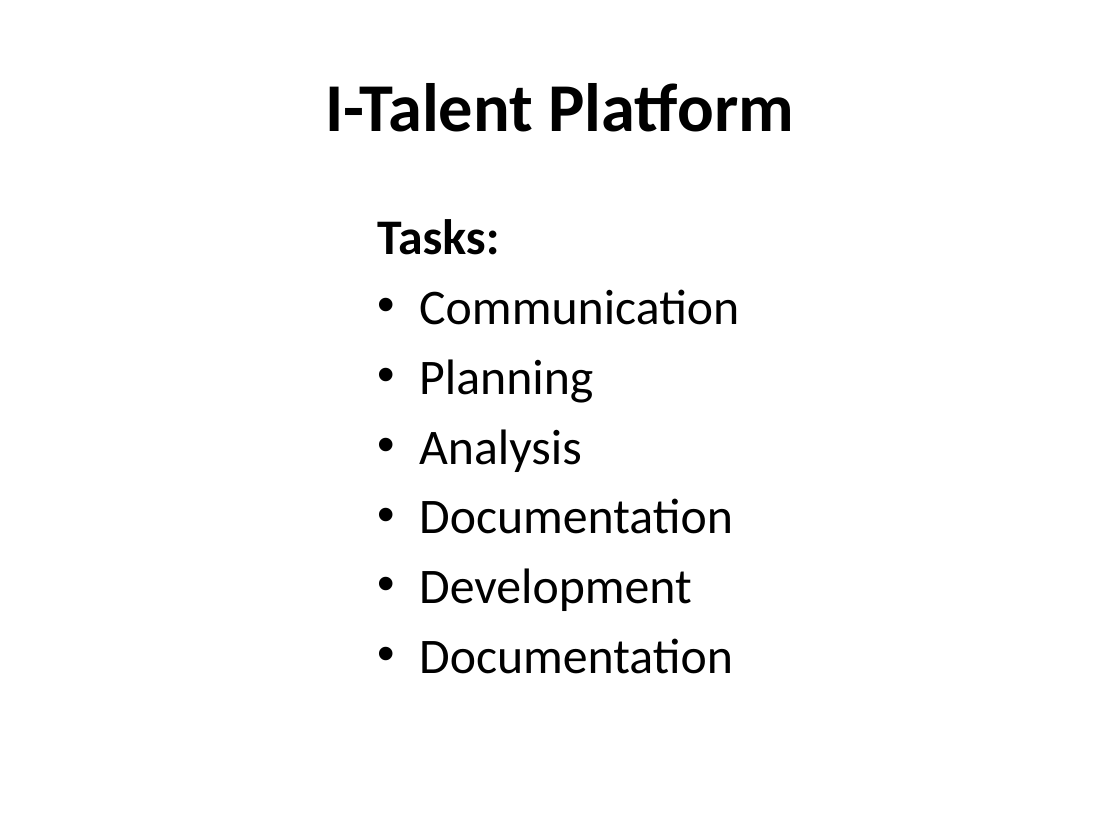
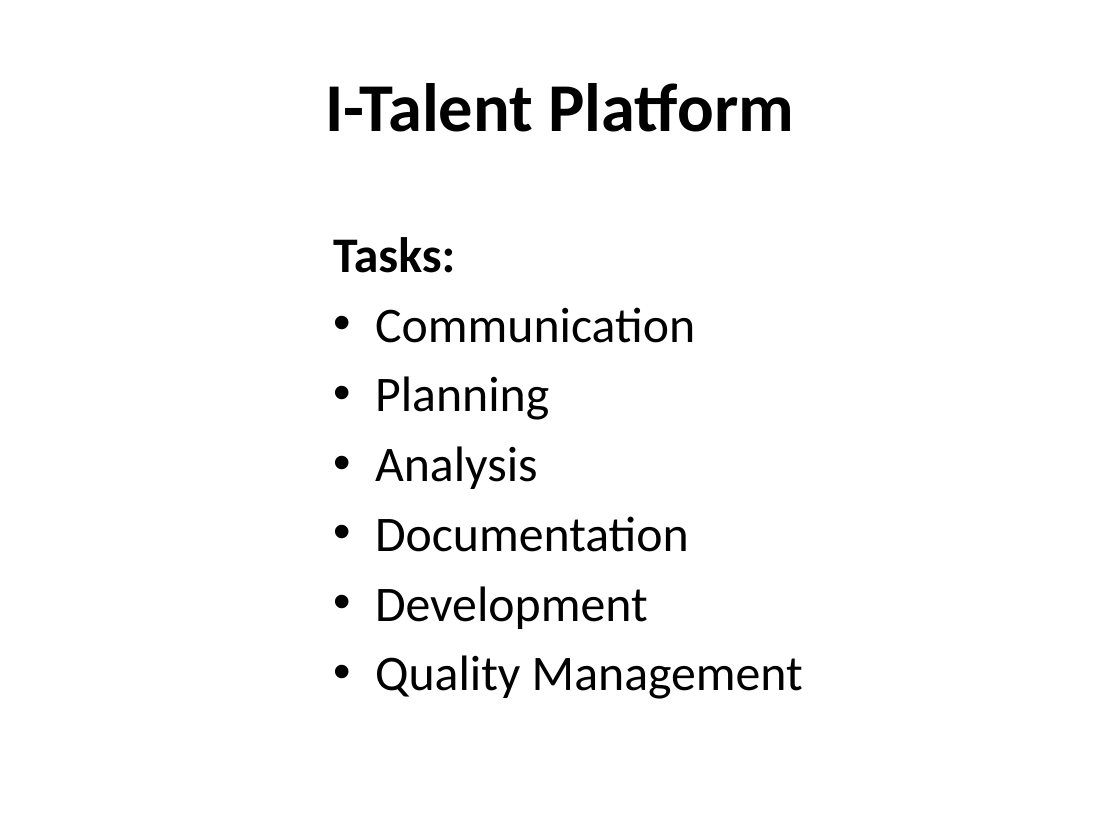
Before and after one commit to niekvandael/iTalent, a slide deck: slide 3 of italent/documents/english/EnglishPresentation.pptx. Drawn at 1120x840 pixels with LibreOffice and Linux fonts; fonts in the diff are those of the drawing. Boxes give left, top, right and bottom in pixels: in the first picture for what was removed or moved away, otherwise in the second. Text is boxed around its words. In the diff, an @@ line names an element or a change of style, - is before the commit and + after.

```diff
--- a/italent/documents/english/EnglishPresentation.pptx
+++ b/italent/documents/english/EnglishPresentation.pptx
@@ text "Tasks:": place and size @@
-text "Tasks:" at [377,219,739,674]
+text "Tasks:" at [333,237,803,699]
@@ text at [375,655,803,699]: text changed @@
-• Documentation
+• Quality Management
```
Also in this commit, not shown: 1 other slide changed.
